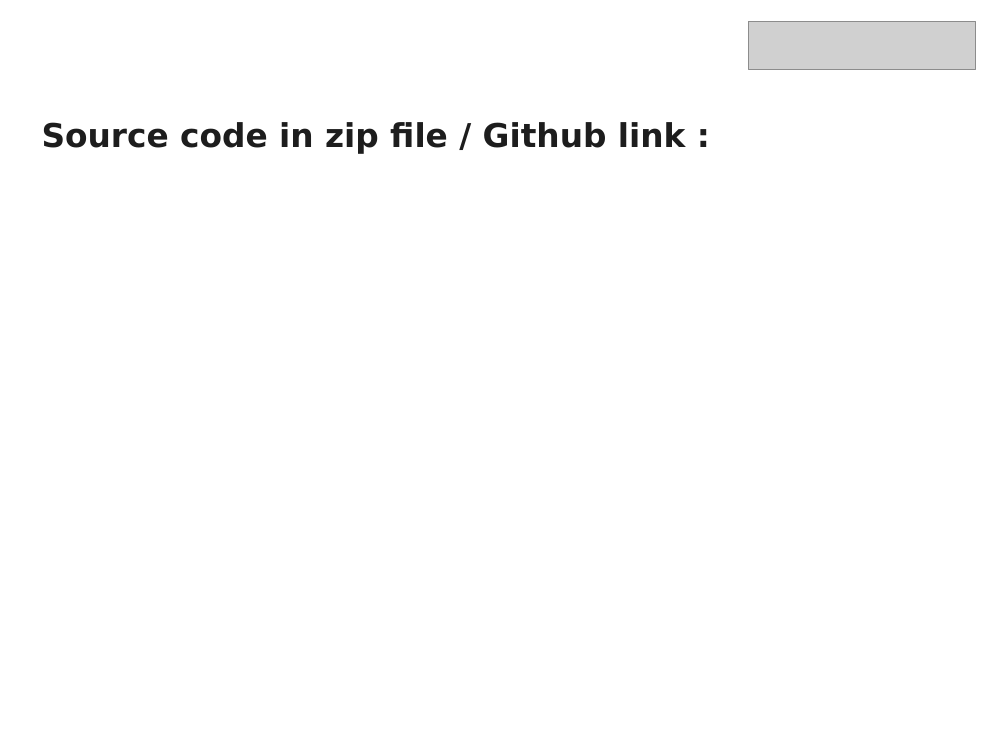
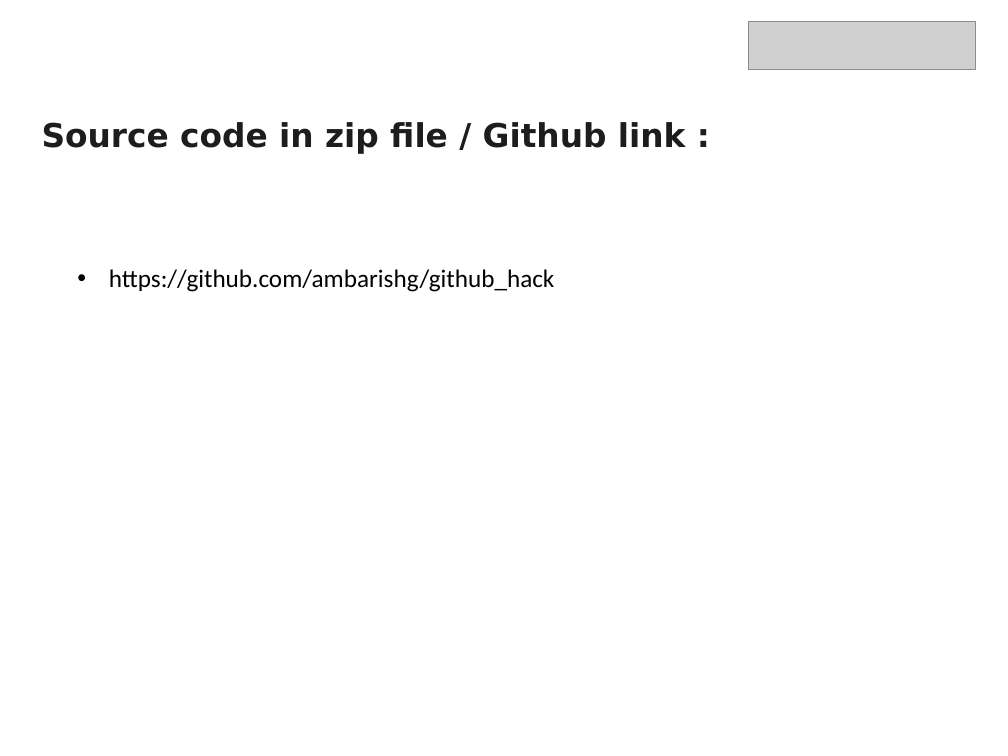
Before and after one commit to ambarishg/github_hack, a slide deck: slide 7 of CG23-Github_Copilot_U_Hackathon.pptx. Drawn at 1008x756 pixels with LibreOffice and Linux fonts; fonts in the diff are those of the drawing; grey boxes stand for pictures. Boxes give left, top, right and bottom in pixels: in the first picture for what was removed or moved away, otherwise in the second. Text is boxed around its words. In the diff, an @@ line names an element or a change of style, - is before the commit and + after.

Commit message:
Initial Commit

```diff
--- a/CG23-Github_Copilot_U_Hackathon.pptx
+++ b/CG23-Github_Copilot_U_Hackathon.pptx
@@ text added at [109,269,555,292], 18 pt, text #000000 @@
+• https://github.com/ambarishg/github_hack
```
